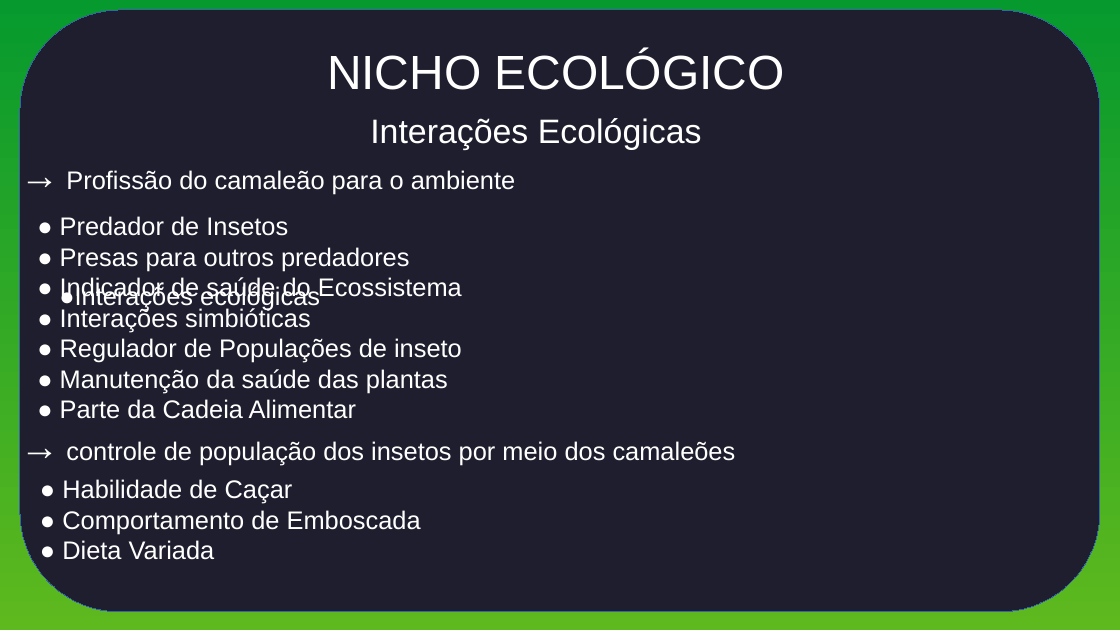
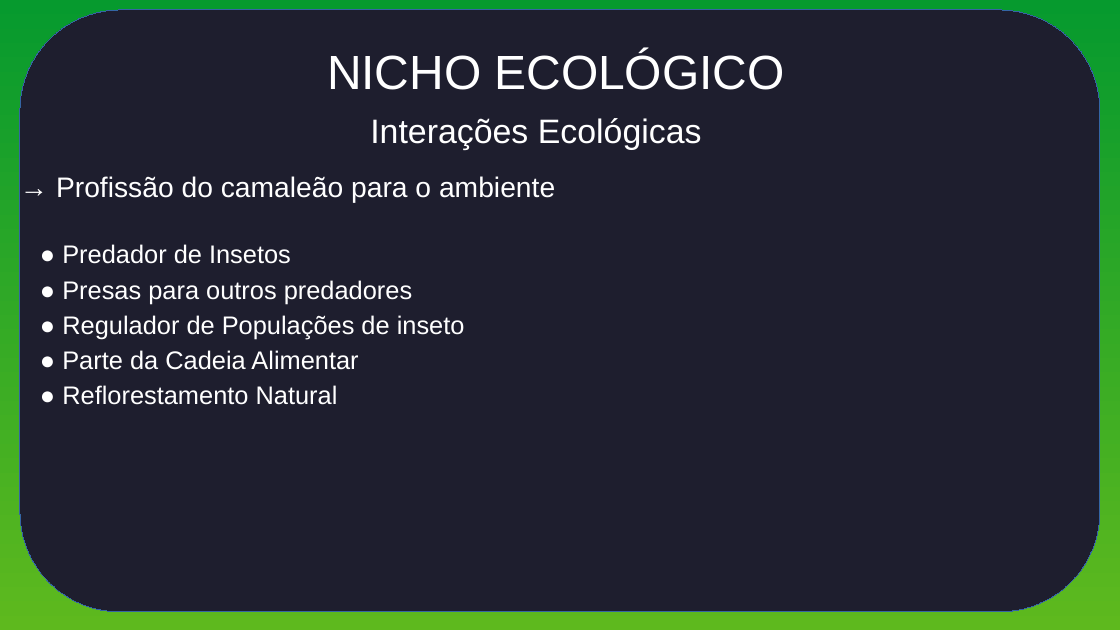
Before and after one commit to felipe2102/trabalho-humanas-up, a slide deck: slide 11 of biologia/bio.odp. Drawn at 1120x630 pixels with LibreOffice and Linux fonts; fonts in the diff are those of the drawing. Boxes give left, top, right and bottom in pixels: in the first picture for what was removed or moved away, otherwise in the second. Text is boxed around its words. In the diff, an @@ line names an element or a change of style, - is before the commit and + after.

```diff
--- a/biologia/bio.odp
+++ b/biologia/bio.odp
@@ text "→ Profissão do camaleão para ...": place and size @@
-text "→ Profissão do camaleão para ..." at [66, 170, 515, 194]
+text "→ Profissão do camaleão para ..." at [56, 176, 555, 203]
@@ text "→ Profissão do camaleão para ..." at [56, 176, 555, 203]: size 28 to 20 pt in "→"; size 18 to 20 pt @@
@@ text "● Predador de Insetos": place and size @@
-text "● Predador de Insetos" at [60, 216, 462, 419]
+text "● Predador de Insetos" at [62, 244, 465, 405]
@@ text in rounded rectangle at [59, 285, 320, 311]: text removed @@
-●Interações ecológicas
@@ text at [60, 277, 462, 332]: paragraphs removed @@
-● Indicador de saúde do Ecossistema
-● Interações simbióticas
@@ text at [62, 280, 465, 370]: line spacing 1 to 1.15 @@
@@ text at [60, 369, 448, 393]: paragraph removed @@
-● Manutenção da saúde das plantas
@@ text at [62, 385, 338, 405]: paragraph added @@
+● Reflorestamento Natural
@@ text removed at [66, 441, 736, 465] @@
-→ controle de população dos insetos por meio dos camaleões
@@ text removed at [62, 479, 421, 560] @@
-● Habilidade de Caçar
-● Comportamento de Emboscada
-● Dieta Variada
```
